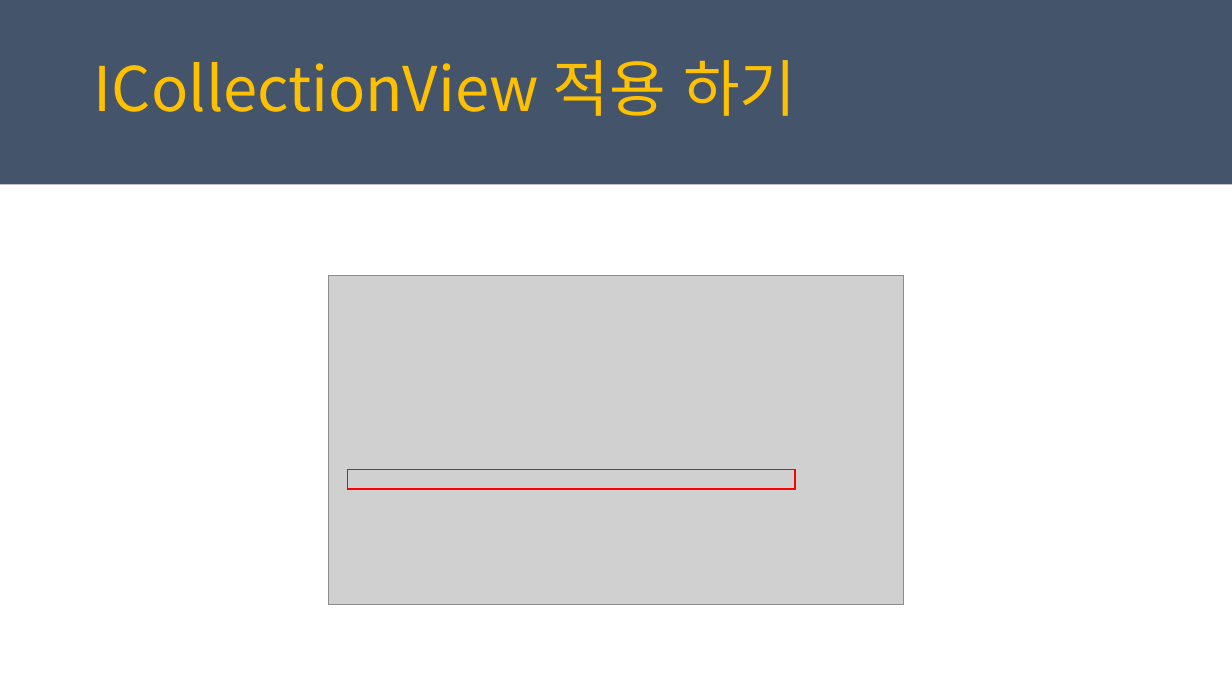
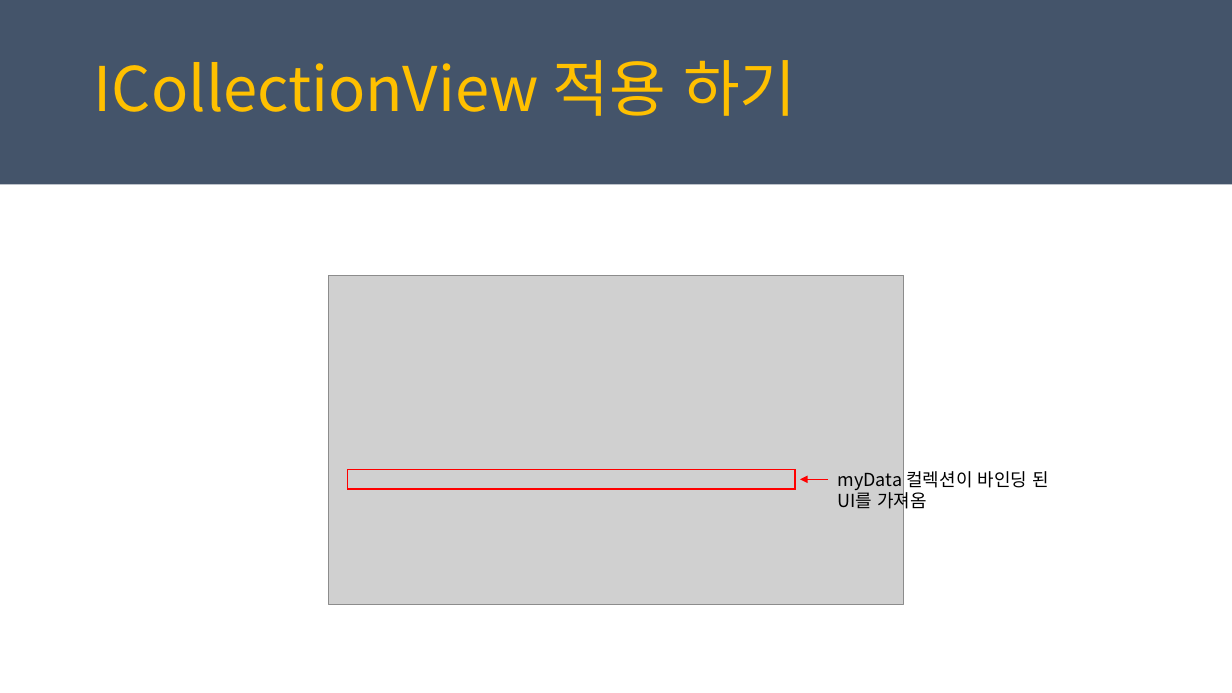
Before and after one commit to juniair/Summary-PPT, a slide deck: slide 22 of PRISM_MVVM_사용.pptx (slide 23 before the commit). Drawn at 1232x693 pixels with LibreOffice and Linux fonts; fonts in the diff are those of the drawing; grey boxes stand for pictures. Boxes give left, top, right and bottom in pixels: in the first picture for what was removed or moved away, otherwise in the second. Text is boxed around its words. In the diff, an @@ line names an element or a change of style, - is before the commit and + after.

```diff
--- a/PRISM_MVVM_사용.pptx
+++ b/PRISM_MVVM_사용.pptx
@@ text added at [838, 471, 1049, 513], 14 pt, text #000000 @@
+myData 컬렉션이 바인딩 된
+UI를 가져옴
@@ arrow added from (828, 480) to (800, 480), #FF0000 0.5 pt @@
```
Also in this commit, not shown: 10 other slides changed, 1 slide removed, 22 other files.
